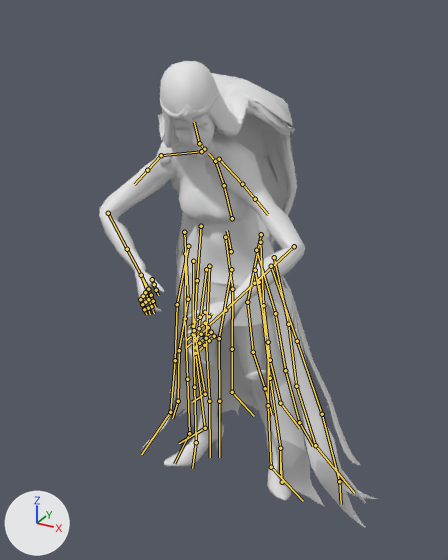
An edit to the glTF model assets_dev/worlds/mm7/models/mm7_m294.glb, drawn before and after from the same camera.
Camera for both pictures: a 50 mm camera at (0.904, -1.693, 1.704) aimed at (0.011, -0.068, 0.892). The axes (+X, +Y, +Z) are drawn at lower left. The lights are the same throughout. The older version comes first. Both versions are drawn at frame 3 of the action 'Hit'; the numbers are the values there. The bones that change, and the others that lie on the model, are drawn over the model as lines.

In view in the first picture: 'M294'.
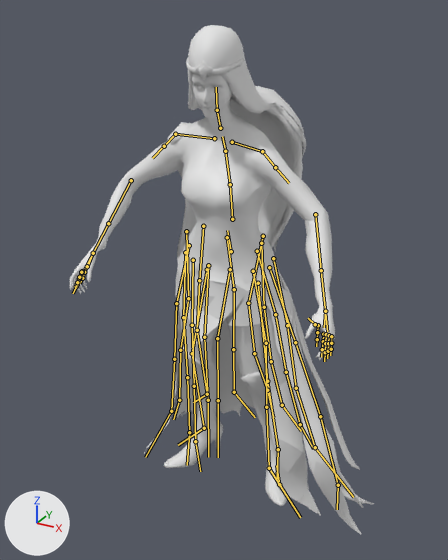
Boxes [x1, y1, x2, y2] around the edits, measured in the pictures (448 x 560 px):
'M294', posed (9% wider, 9% taller)
    before: [99, 61, 377, 528]
    after: [70, 25, 374, 534]
bone 'B_L_Thigh', root to tip
    before: (259, 282) to (270, 378)
    after: (258, 283) to (267, 381)
bone 'B_L_Calf', root to tip
    before: (270, 378) to (280, 448)
    after: (267, 381) to (278, 449)
bone 'B_L_Foot', root to tip
    before: (280, 448) to (280, 473)
    after: (278, 449) to (277, 479)
bone 'B_R_Thigh', root to tip
    before: (206, 269) to (195, 353)
    after: (207, 269) to (192, 353)
bone 'B_R_Calf', root to tip
    before: (195, 353) to (205, 428)
    after: (192, 353) to (204, 428)
bone 'B_R_Foot', root to tip
    before: (205, 428) to (179, 443)
    after: (204, 428) to (178, 445)
bone 'B_Spine', root to tip
    before: (232, 218) to (224, 185)
    after: (232, 219) to (230, 184)
bone 'B_Spine1', root to tip
    before: (224, 185) to (215, 161)
    after: (230, 184) to (225, 151)
bone 'B_Spine2', root to tip
    before: (215, 161) to (208, 153)
    after: (225, 151) to (222, 136)
bone 'B_L_Clavicle', root to tip
    before: (219, 159) to (242, 184)
    after: (232, 142) to (262, 151)
bone 'B_L_UpperArm', root to tip
    before: (242, 184) to (255, 199)
    after: (262, 151) to (275, 167)
bone 'B_L_Forearm', root to tip
    before: (294, 246) to (254, 283)
    after: (315, 214) to (321, 270)
bone 'B_L_Hand', root to tip
    before: (225, 310) to (212, 322)
    after: (325, 311) to (324, 327)
bone 'B_Neck', root to tip
    before: (204, 149) to (199, 143)
    after: (220, 128) to (217, 110)
bone 'B_Head', root to tip
    before: (199, 143) to (194, 122)
    after: (217, 110) to (216, 87)
bone 'B_R_Clavicle', root to tip
    before: (201, 151) to (161, 155)
    after: (214, 138) to (175, 134)
bone 'B_R_UpperArm', root to tip
    before: (161, 155) to (147, 170)
    after: (175, 134) to (164, 146)
bone 'B_R_Forearm', root to tip
    before: (108, 213) to (127, 249)
    after: (131, 180) to (108, 223)
bone 'B_R_Hand', root to tip
    before: (141, 275) to (146, 289)
    after: (93, 253) to (87, 268)
bone 'Robe_03_2', root to tip
    before: (175, 360) to (170, 412)
    after: (174, 359) to (171, 411)
bone 'Robe_03_3', root to tip
    before: (170, 412) to (141, 454)
    after: (171, 411) to (145, 457)
bone 'Robe_04_1', root to tip
    before: (188, 299) to (179, 350)
    after: (188, 298) to (180, 350)
bone 'Robe_04_2', root to tip
    before: (179, 350) to (178, 401)
    after: (180, 350) to (179, 400)
bone 'Robe_04_3', root to tip
    before: (178, 401) to (172, 418)
    after: (179, 400) to (173, 419)
bone 'Robe_05_0', root to tip
    before: (201, 226) to (197, 280)
    after: (203, 226) to (199, 280)
bone 'Robe_05_2', root to tip
    before: (194, 330) to (205, 394)
    after: (197, 330) to (207, 394)
bone 'Robe_06_0', root to tip
    before: (225, 237) to (232, 289)
    after: (227, 237) to (234, 289)
bone 'Robe_06_1', root to tip
    before: (232, 289) to (232, 349)
    after: (234, 289) to (233, 349)
bone 'Robe_07_0', root to tip
    before: (261, 234) to (247, 302)
    after: (263, 236) to (248, 303)
bone 'Robe_07_1', root to tip
    before: (247, 302) to (253, 352)
    after: (248, 303) to (254, 353)
bone 'Robe_08_0', root to tip
    before: (260, 242) to (263, 305)
    after: (261, 243) to (264, 307)
bone 'Robe_09_0', root to tip
    before: (256, 250) to (275, 313)
    after: (257, 251) to (275, 314)
bone 'Robe_10_0', root to tip
    before: (274, 257) to (288, 324)
    after: (273, 258) to (287, 325)
bone 'Robe_10_1', root to tip
    before: (288, 324) to (296, 386)
    after: (287, 325) to (296, 388)
bone 'Robe_10_3', root to tip
    before: (315, 445) to (354, 493)
    after: (315, 447) to (353, 497)
bone 'Robe_11_0', root to tip
    before: (271, 266) to (297, 341)
    after: (269, 267) to (295, 342)
bone 'Robe_11_3', root to tip
    before: (339, 481) to (341, 504)
    after: (338, 485) to (337, 509)
bone 'Robe_12_0', root to tip
    before: (255, 270) to (268, 342)
    after: (253, 271) to (266, 343)
bone 'Robe_12_3', root to tip
    before: (271, 467) to (303, 501)
    after: (269, 468) to (300, 517)

The change in detail:
Bone 'B_Pelvis' (bone_b_pelvis) moves from (-0.085, -0.047, -0.037) to (-0.085, -0.048, -0.037).
Bone 'B_Pelvis' (bone_b_pelvis) turns from (-2, 0, 0) to (-1, -2, 1) degrees about its own x, y and z.
Bone 'B_L_Thigh' (bone_b_l_thigh) turns from (2, -23, 5) to (3, -23, 3) degrees about its own x, y and z.
Bone 'B_L_Calf' (bone_b_l_calf) turns from (2, -1, 8) to (2, -1, 12) degrees about its own x, y and z.
Bone 'B_L_Foot' (bone_b_l_foot) turns from (9, -4, 30) to (9, -1, 22) degrees about its own x, y and z.
Bone 'B_R_Thigh' (bone_b_r_thigh) turns from (-1, 24, 7) to (-1, 24, 5) degrees about its own x, y and z.
Bone 'B_R_Calf' (bone_b_r_calf) turns from (-1, 1, 1) to (-1, 1, 5) degrees about its own x, y and z.
Bone 'B_R_Foot' (bone_b_r_foot) turns from (-6, 6, 19) to (-7, 3, 12) degrees about its own x, y and z.
Bone 'B_Spine' (bone_b_spine) turns from (12, -5, -11) to (6, -3, -4) degrees about its own x, y and z.
Bone 'B_Spine1' (bone_b_spine1) turns from (-16, 5, -29) to (-6, 2, -15) degrees about its own x, y and z.
Bone 'B_Spine2' (bone_b_spine2) turns from (5, -18, -18) to (1, -7, -6) degrees about its own x, y and z.
Bone 'B_L_Clavicle' (bone_b_l_clavicle) turns from (12, 5, -27) to (7, 4, -19) degrees about its own x, y and z.
Bone 'B_L_UpperArm' (bone_b_l_upperarm) turns from (63, -29, -36) to (29, -28, -7) degrees about its own x, y and z.
Bone 'B_L_Forearm' (bone_b_l_forearm) turns from (7, -18, -69) to (-6, -18, -34) degrees about its own x, y and z.
Bone 'B_L_Hand' (bone_b_l_hand) turns from (14, -28, -17) to (14, -13, -12) degrees about its own x, y and z.
Bone 'B_Neck' (bone_b_neck) turns from (-19, 32, -18) to (-9, 20, -11) degrees about its own x, y and z.
Bone 'B_Head' (bone_b_head) turns from (-3, 5, 45) to (-1, -1, 21) degrees about its own x, y and z.
Bone 'B_R_Clavicle' (bone_b_r_clavicle) turns from (-4, -4, -38) to (-4, -4, -24) degrees about its own x, y and z.
Bone 'B_R_UpperArm' (bone_b_r_upperarm) turns from (-73, -27, -12) to (-41, -4, -1) degrees about its own x, y and z.
Bone 'B_R_Forearm' (bone_b_r_forearm) turns from (-11, 24, -76) to (7, 24, -44) degrees about its own x, y and z.
Bone 'B_R_Hand' (bone_b_r_hand) turns from (-33, 23, -13) to (-23, 17, -6) degrees about its own x, y and z.
Bone 'Robe_03_2' (bone_robe_03_2) turns from (-1, 0, 4) to (0, 0, 2) degrees about its own x, y and z.
Bone 'Robe_03_3' (bone_robe_03_3) turns from (-1, 1, 17) to (-3, 1, 14) degrees about its own x, y and z.
Bone 'Robe_04_1' (bone_robe_04_1) turns from (0, 1, -1) to (1, 0, -2) degrees about its own x, y and z.
Bone 'Robe_04_2' (bone_robe_04_2) turns from (0, 0, 0) to (0, 0, 1) degrees about its own x, y and z.
Bone 'Robe_04_3' (bone_robe_04_3) turns from (6, 0, 11) to (5, 0, 10) degrees about its own x, y and z.
Bone 'Robe_05_0' (bone_robe_05_0) turns from (0, 4, -2) to (0, 2, -2) degrees about its own x, y and z.
Bone 'Robe_05_2' (bone_robe_05_2) turns from (2, 0, -1) to (1, 0, 0) degrees about its own x, y and z.
Bone 'Robe_06_0' (bone_robe_06_0) turns from (0, 4, -1) to (1, 2, -2) degrees about its own x, y and z.
Bone 'Robe_06_1' (bone_robe_06_1) turns from (1, 0, -2) to (1, 0, -1) degrees about its own x, y and z.
Bone 'Robe_07_0' (bone_robe_07_0) turns from (0, 4, -1) to (1, 2, -2) degrees about its own x, y and z.
Bone 'Robe_07_1' (bone_robe_07_1) turns from (0, 1, 2) to (0, 0, 1) degrees about its own x, y and z.
Bone 'Robe_08_0' (bone_robe_08_0) turns from (0, 4, -1) to (1, 2, -2) degrees about its own x, y and z.
Bone 'Robe_09_0' (bone_robe_09_0) turns from (0, 4, -2) to (1, 2, -2) degrees about its own x, y and z.
Bone 'Robe_10_0' (bone_robe_10_0) turns from (1, 4, -4) to (2, 2, -3) degrees about its own x, y and z.
Bone 'Robe_10_1' (bone_robe_10_1) turns from (-3, 0, 4) to (-2, 0, 3) degrees about its own x, y and z.
Bone 'Robe_10_3' (bone_robe_10_3) turns from (21, 1, -5) to (20, 1, -5) degrees about its own x, y and z.
Bone 'Robe_11_0' (bone_robe_11_0) turns from (2, 4, -4) to (3, 2, -5) degrees about its own x, y and z.
Bone 'Robe_11_3' (bone_robe_11_3) turns from (29, -1, 9) to (27, -2, 10) degrees about its own x, y and z.
Bone 'Robe_12_0' (bone_robe_12_0) turns from (0, 4, -1) to (1, 2, -2) degrees about its own x, y and z.
Bone 'Robe_12_3' (bone_robe_12_3) turns from (33, -5, -2) to (19, -1, -8) degrees about its own x, y and z.
